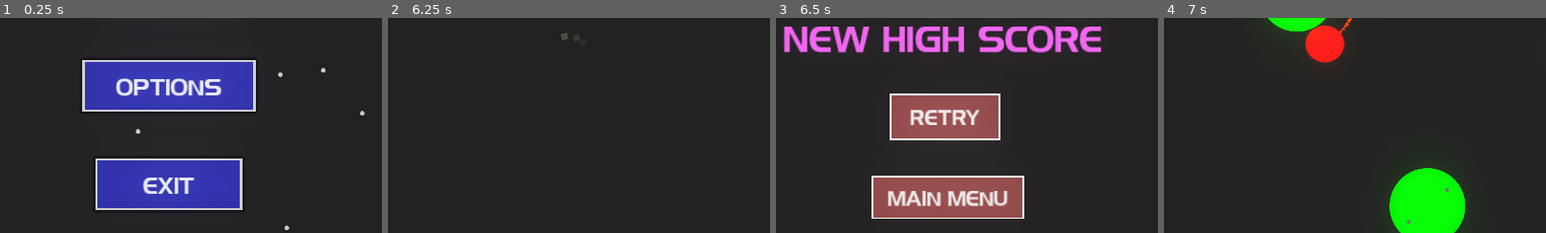
Above: before the commit, frames 1-4 (left to right).
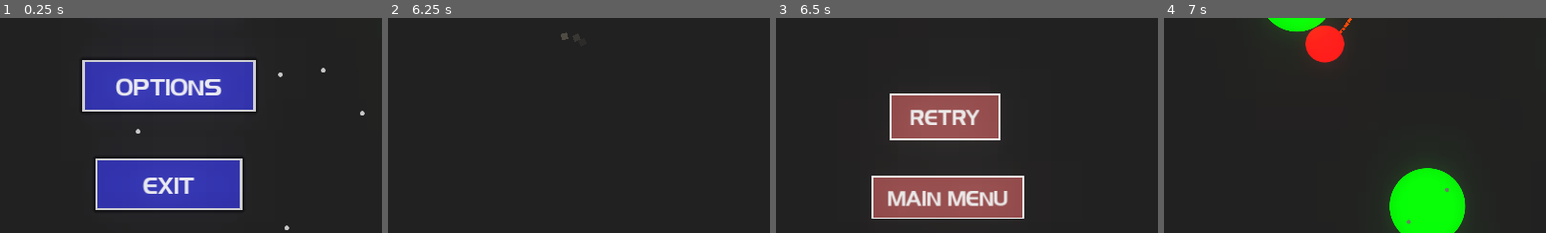
Above: after the commit, the same moments.

Repository: superRaptor911/centri
Game: Godot game, scene res://menus/MainMenu.tscn
Two runs of this game, one before a commit and one after it. Both use one fixed random seed, a clock stepped at 60 frames per second and the inputs below.
Inputs:
- Up to frame 1 (0.25 s): no input
- Up to frame 2 (6.25 s): click "OPTIONS" at 0.5 s; click "BACK" at 1.25 s; click "START" at 2 s; hold Up (ui_up) 2.78-3.53 s; hold Up (ui_up) 4.28-5.78 s
- Up to frame 3 (6.5 s): no input
- Up to frame 4 (7 s): click "RETRY" at 6.5 s
The pictures show only the part of the screen within x 28-78%, y 45-95%; the shares and areas given below are measured in that part.

Frames 1-2 are identical in both runs. In frame 3, 6.0% of the frame differs, in the area x 2-86%, y 3-17%; in frame 4, nothing differs.

Commit message:
v 1.1 update

Diff:
--- a/admob-lib/admob.gd
+++ b/admob-lib/admob.gd
@@ -19,9 +19,9 @@
 # properties
 export var is_real:bool setget is_real_set
 export var banner_on_top:bool = true
-export var banner_id:String
-export var interstitial_id:String
-export var rewarded_id:String
+export var banner_id:String = "ca-app-pub-9443221640471166/8614584209"
+export var interstitial_id:String = "ca-app-pub-9443221640471166/5988420865"
+export var rewarded_id:String = "ca-app-pub-9443221640471166/6343644089"
 export var child_directed:bool = false
 export var is_personalized:bool = true
 export(String, "G", "PG", "T", "MA") var max_ad_content_rate
--- a/menus/GameOver.gd
+++ b/menus/GameOver.gd
@@ -6,12 +6,27 @@
 signal main_menu
 
 func _ready():
-	pass
+	game_states.retry_count += 1
+	if game_states.retry_count % 9 == 0:
+		game_states.admob.show_rewarded_video()
+		game_states.admob.connect("rewarded_video_closed",self,"on_rewarded_video_closed")
+
+	elif game_states.retry_count % 3 == 0:
+		game_states.admob.show_interstitial()
+		game_states.admob.connect("interstitial_closed",self,"on_interstitial_closed")
+
+
+func on_rewarded_video_closed():
+	game_states.admob.load_rewarded_video()
+
+func on_interstitial_closed():
+	game_states.admob.load_interstitial()
 
 
 func showScore(score):
 	$score2.text = "HIGH SCORE  " + String(game_states.player_info.high_score)
 	$score.text = "SCORE  " + String(score)
+	$new_high.hide()
 	if score > game_states.player_info.high_score:
 		$new_high.show()
 		$score2.text = "HIGH SCORE  " + String(score)
@@ -23,8 +38,6 @@
 func tweenStart():
 	$Tween.interpolate_property($new_high,"rect_scale",tw_val[0],tw_val[1],1,Tween.TRANS_QUAD,Tween.EASE_IN_OUT)
 	$Tween.start()
-
-
 
 
 func _on_Tween_tween_completed(object, key):
--- a/menus/GameOver.tscn
+++ b/menus/GameOver.tscn
@@ -1,7 +1,6 @@
-[gd_scene load_steps=9 format=2]
+[gd_scene load_steps=8 format=2]
 
 [ext_resource path="res://hg.ttf" type="DynamicFontData" id=1]
-[ext_resource path="res://admob-lib/admob.gd" type="Script" id=2]
 [ext_resource path="res://menus/GameOver.gd" type="Script" id=3]
 
 [sub_resource type="DynamicFont" id=1]
@@ -142,10 +141,6 @@
 __meta__ = {
 "_edit_use_anchors_": false
 }
-
-[node name="Admob" type="Node" parent="."]
-script = ExtResource( 2 )
-is_real = true
 [connection signal="tween_completed" from="Tween" to="." method="_on_Tween_tween_completed"]
 [connection signal="pressed" from="retry" to="." method="_on_retry_pressed"]
 [connection signal="pressed" from="main_menu" to="." method="_on_main_menu_pressed"]
--- a/menus/MainMenu.gd
+++ b/menus/MainMenu.gd
@@ -17,8 +17,8 @@
 	b1.rect_pivot_offset = b1.rect_size / 2
 	b2.rect_pivot_offset = b2.rect_size / 2
 	b3.rect_pivot_offset = b3.rect_size / 2
-	$Admob.load_banner()
-	$Admob.show_banner()
+	game_states.admob.load_banner()
+	game_states.admob.show_banner()
 	if game_states.game_settings.glow:
 		$WorldEnvironment.environment = load("res://objects/misc/world.tres")
 	else:
@@ -36,7 +36,7 @@
 
 
 func _on_start_pressed():
-	$Admob.hide_banner()
+	game_states.admob.hide_banner()
 	get_tree().change_scene("res://objects/world.tscn")
 
 
--- a/menus/MainMenu.tscn
+++ b/menus/MainMenu.tscn
@@ -1,11 +1,10 @@
-[gd_scene load_steps=10 format=2]
+[gd_scene load_steps=9 format=2]
 
 [ext_resource path="res://hg.ttf" type="DynamicFontData" id=1]
 [ext_resource path="res://objects/misc/world.tres" type="Environment" id=2]
 [ext_resource path="res://objects/rotator.tscn" type="PackedScene" id=3]
 [ext_resource path="res://objects/ball.tscn" type="PackedScene" id=4]
 [ext_resource path="res://menus/MainMenu.gd" type="Script" id=5]
-[ext_resource path="res://admob-lib/admob.gd" type="Script" id=6]
 
 [sub_resource type="DynamicFont" id=1]
 size = 56
@@ -103,12 +102,6 @@
 [node name="ball" parent="." instance=ExtResource( 4 )]
 position = Vector2( 1117.82, 245.061 )
 
-[node name="Admob" type="Node" parent="."]
-script = ExtResource( 6 )
-is_real = true
-banner_on_top = false
-banner_id = "ca-app-pub-9443221640471166/8614584209"
-
 [node name="Timer" type="Timer" parent="."]
 wait_time = 5.0
 autostart = true
--- a/menus/OptionMenu.gd
+++ b/menus/OptionMenu.gd
@@ -8,8 +8,8 @@
 
 # Called when the node enters the scene tree for the first time.
 func _ready():
-	$Admob.load_banner()
-	$Admob.show_banner()
+	game_states.admob.load_banner()
+	game_states.admob.show_banner()
 	$glow/glow.pressed = game_states.game_settings.glow
 	$music/music.pressed = game_states.game_settings.music
 	$fps/fps.pressed = game_states.game_settings.fps
@@ -31,7 +31,7 @@
 
 
 func _on_back_pressed():
-	$Admob.hide_banner()
+	game_states.admob.hide_banner()
 	game_states.saveEverything()
 	get_tree().change_scene("res://menus/MainMenu.tscn")
 
--- a/menus/OptionMenu.tscn
+++ b/menus/OptionMenu.tscn
@@ -1,9 +1,8 @@
-[gd_scene load_steps=9 format=2]
+[gd_scene load_steps=8 format=2]
 
 [ext_resource path="res://hg.ttf" type="DynamicFontData" id=1]
 [ext_resource path="res://objects/misc/world.tres" type="Environment" id=2]
 [ext_resource path="res://menus/OptionMenu.gd" type="Script" id=3]
-[ext_resource path="res://admob-lib/admob.gd" type="Script" id=4]
 
 [sub_resource type="DynamicFont" id=1]
 size = 56
@@ -154,12 +153,6 @@
 __meta__ = {
 "_edit_use_anchors_": false
 }
-
-[node name="Admob" type="Node" parent="."]
-script = ExtResource( 4 )
-is_real = true
-banner_on_top = false
-banner_id = "ca-app-pub-9443221640471166/8614584209"
 [connection signal="toggled" from="glow/glow" to="." method="_on_glow_toggled"]
 [connection signal="toggled" from="music/music" to="." method="_on_music_toggled"]
 [connection signal="toggled" from="fps/fps" to="." method="_on_fps_toggled"]
--- a/objects/global/game_states.gd
+++ b/objects/global/game_states.gd
@@ -14,7 +14,11 @@
 var main_music = AudioStreamPlayer.new()
 var stream = preload("res://music/BoxCat_Games_-_10_-_Epic_Song.ogg")
 
+var admob : Admob = Admob.new()
+var retry_count = 0
+
 func _ready():
+	add_child(admob)
 	add_child(main_music)
 	main_music.stream = stream
 	if load_data("user://game_settings").has("version"):
@@ -24,6 +28,12 @@
 		saveEverything()
 	if game_settings.music:
 		main_music.play()
+
+	#admob.is_real = true
+	admob.banner_on_top = false
+	admob.load_interstitial()
+	admob.load_rewarded_video()
+
 
 func saveEverything():
 	save_data("user://game_settings",game_settings)
Not shown, changed: export_presets.cfg
